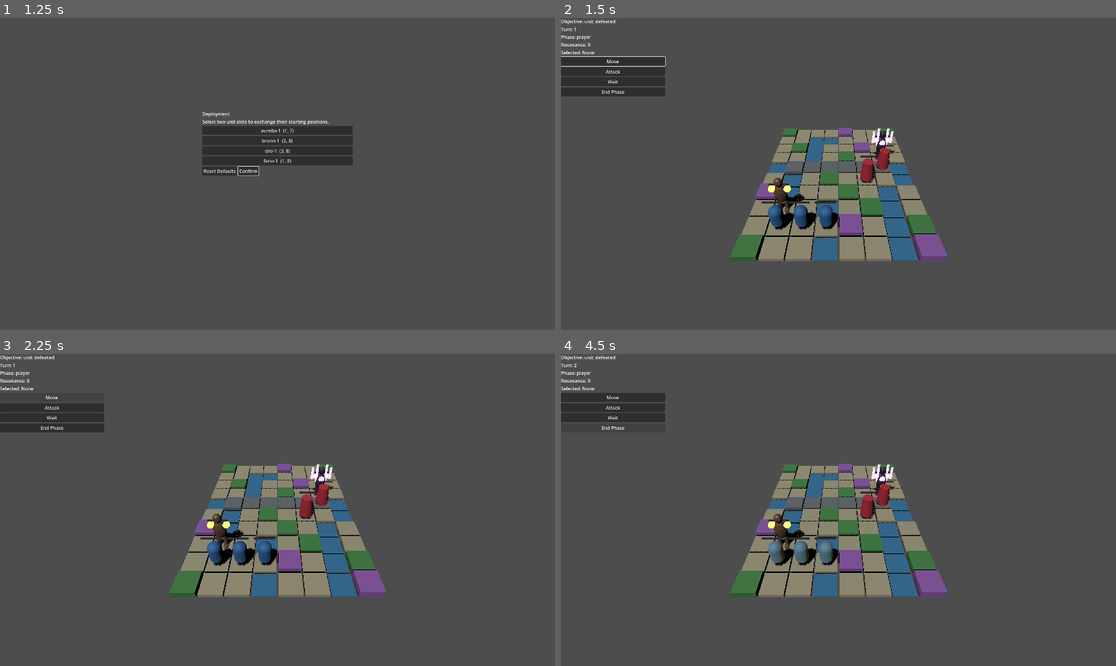
Above: before the commit, frames 1-4 (two rows, left to right).
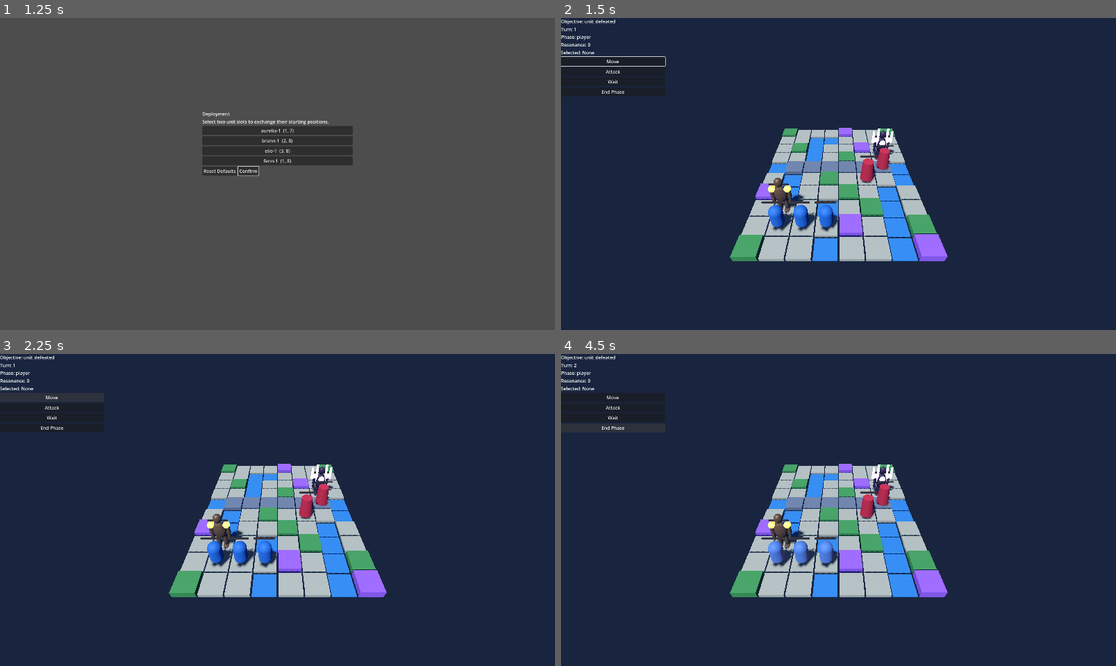
Above: after the commit, the same moments.

Repository: kusobaga233-tech/emblemlike-codex
Game: Godot game, scene res://src/scenes/boot.tscn
Two runs of this game, one before a commit and one after it. Both use one fixed random seed, a clock stepped at 60 frames per second and the inputs below.
Inputs:
- Up to frame 1 (1.25 s): click "Start" at 0.5 s
- Up to frame 2 (1.5 s): click "Confirm" at 1.25 s
- Up to frame 3 (2.25 s): click "Move" at 2 s
- Up to frame 4 (4.5 s): click "Attack" at 2.75 s; click "Wait" at 3.5 s; click "End Phase" at 4.25 s

Frame 1 is identical in both runs. In frame 2, 97% of the frame differs, in the area x 0-100%, y 0-100%; in frame 3, 98%; in frame 4, 98%.

Commit message:
feat: add production battle lighting baseline

Diff:
--- a/src/scenes/battle/battle_scene.tscn
+++ b/src/scenes/battle/battle_scene.tscn
@@ -1,10 +1,26 @@
-[gd_scene load_steps=6 format=3]
+[gd_scene load_steps=7 format=3]
 
 [ext_resource type="Script" path="res://src/scenes/battle/battle_scene.gd" id="1_scene"]
 [ext_resource type="Script" path="res://src/presentation/greybox_board.gd" id="2_board"]
 [ext_resource type="Script" path="res://src/presentation/tactical_camera.gd" id="3_camera"]
 [ext_resource type="PackedScene" path="res://src/ui/battle_hud.tscn" id="4_hud"]
 [ext_resource type="PackedScene" path="res://src/ui/combat_forecast_panel.tscn" id="5_forecast"]
+
+[sub_resource type="Environment" id="Environment_battle"]
+background_mode = 1
+background_color = Color(0.025, 0.035, 0.065, 1)
+background_energy_multiplier = 0.72
+ambient_light_source = 3
+ambient_light_color = Color(0.3, 0.42, 0.65, 1)
+ambient_light_energy = 0.48
+reflected_light_source = 2
+tonemap_mode = 2
+fog_enabled = true
+fog_light_color = Color(0.16, 0.22, 0.34, 1)
+fog_light_energy = 0.35
+fog_density = 0.008
+fog_height = -0.5
+fog_height_density = 0.08
 
 [node name="BattleScene" type="Node3D"]
 script = ExtResource("1_scene")
@@ -14,6 +30,9 @@
 
 [node name="Units" type="Node3D" parent="."]
 
+[node name="WorldEnvironment" type="WorldEnvironment" parent="."]
+environment = SubResource("Environment_battle")
+
 [node name="TacticalCamera" type="Camera3D" parent="."]
 current = true
 script = ExtResource("3_camera")
@@ -21,8 +40,10 @@
 [node name="DirectionalLight3D" type="DirectionalLight3D" parent="."]
 rotation_degrees = Vector3(-58, -32, 0)
 light_color = Color(1, 0.94, 0.84, 1)
-light_energy = 1.1
+light_energy = 0.88
+light_angular_distance = 0.35
 shadow_enabled = true
+directional_shadow_max_distance = 36.0
 
 [node name="BattleHud" parent="." instance=ExtResource("4_hud")]
 
--- a/tests/test_battle_scene.gd
+++ b/tests/test_battle_scene.gd
@@ -281,6 +281,11 @@
 	assert_true(scene.get_node("Units/captain-1/ProductionVisual") != null, "Bridge captain uses the imported boss production visual")
 	assert_equal(_count_type(scene, Camera3D), 1, "Battle scene has exactly one Camera3D")
 	assert_equal(_count_type(scene, DirectionalLight3D), 1, "Battle scene has exactly one DirectionalLight3D")
+	var world_environment := scene.get_node_or_null("WorldEnvironment") as WorldEnvironment
+	assert_true(world_environment != null, "Battle scene has a production WorldEnvironment")
+	if world_environment != null:
+		assert_true(world_environment.environment != null, "Production WorldEnvironment owns an Environment resource")
+		assert_true(world_environment.environment.ambient_light_energy > 0.0, "Production environment supplies ambient fill light")
 	assert_true(scene.get_node("TacticalCamera").current, "Battle camera is active")
 	_assert_descendant_owners(scene, scene)
 
Binary file changed: assets/production/models/boss_star_eater.glb
Binary file changed: assets/production/models/hero_ember_warden.glb
Binary file changed: tests/evidence/production-battle-v01.png
